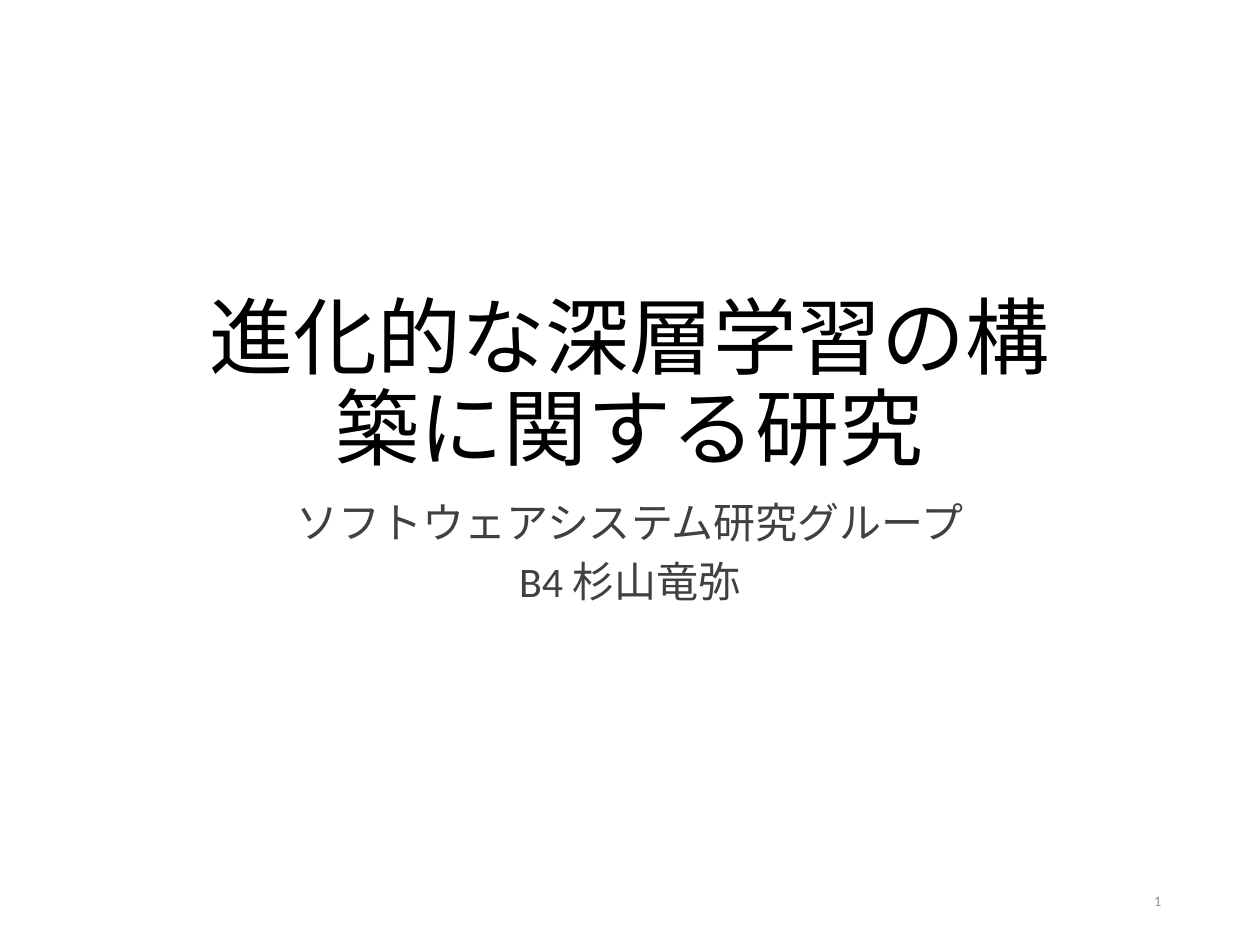
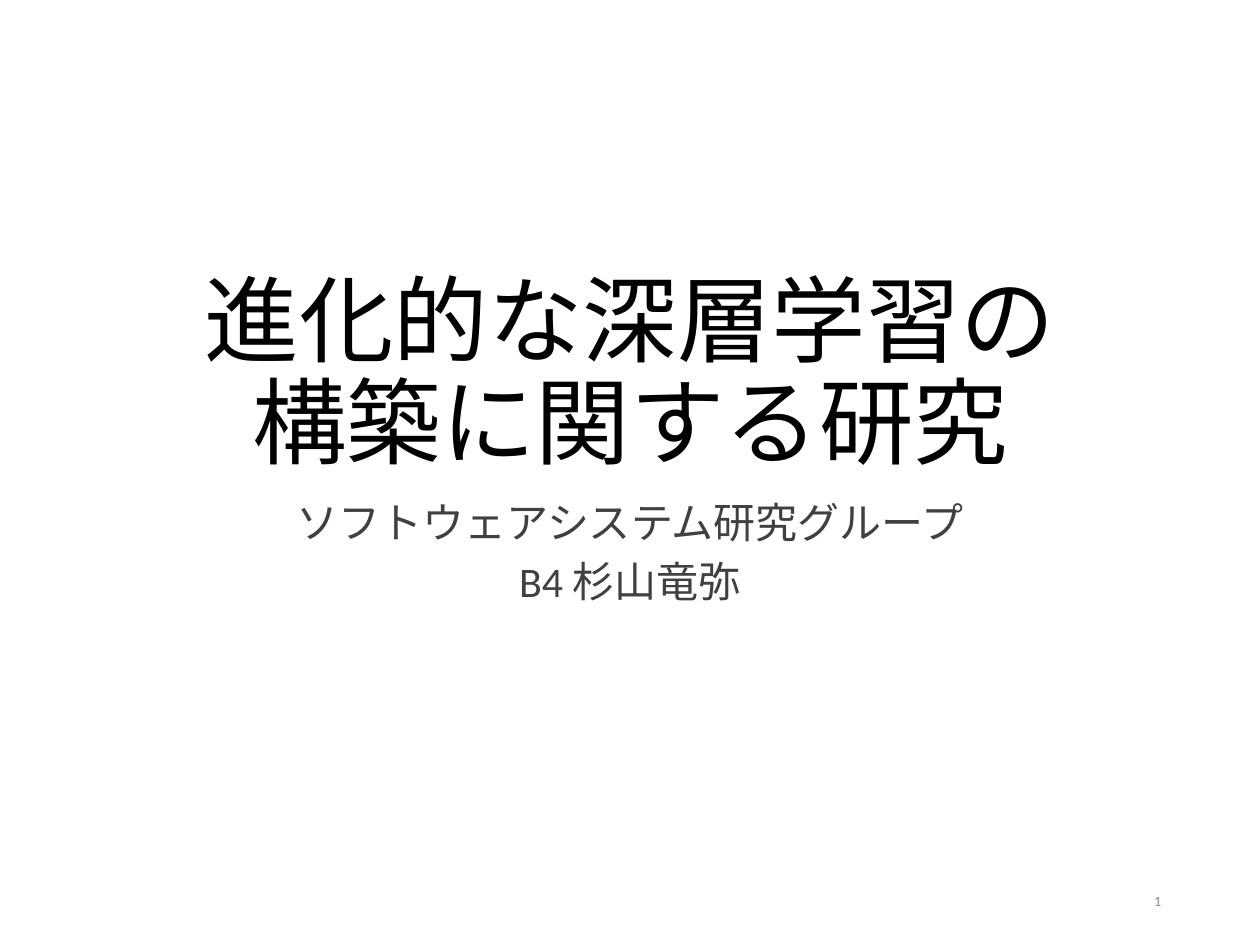
Before and after one commit to tatsuya-sugiyama/WeeklyReport, a slide deck: slide 1 of report/2020前期/2020sugiyama.pptx. Drawn at 1260x945 pixels with LibreOffice and Linux fonts; fonts in the diff are those of the drawing. Boxes give left, top, right and bottom in pixels: in the first picture for what was removed or moved away, otherwise in the second. Text is boxed around its words. In the diff, an @@ line names an element or a change of style, - is before the commit and + after.

Commit message:
backup

```diff
--- a/report/2020前期/2020sugiyama.pptx
+++ b/report/2020前期/2020sugiyama.pptx
@@ title at bbox=[205, 275, 1055, 465]: text changed; size 48 to 54 pt @@
-進化的な深層学習の構築に関する研究
+進化的な深層学習の
+構築に関する研究
```
